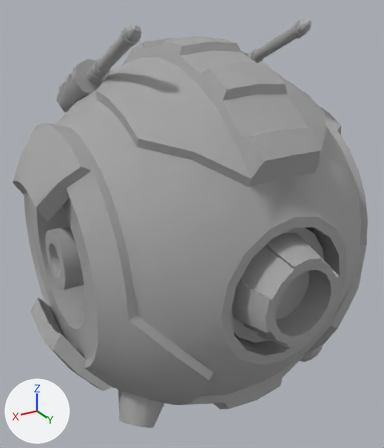
A saved change to the FBX model New Unity Project/Assets/Art/Gameplay/Mobs/SphereBot_LVL1.FBX.
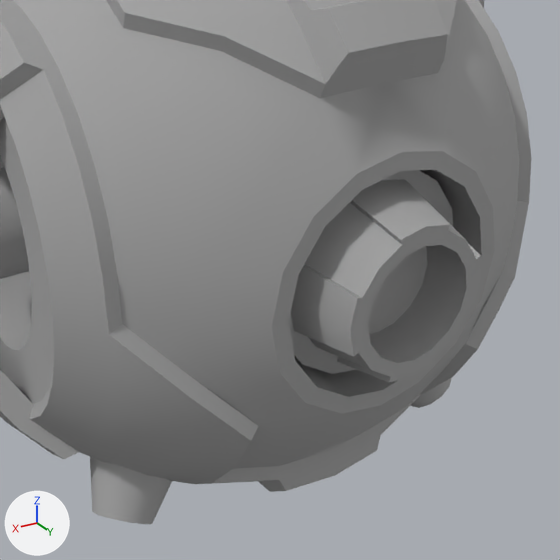
There are two pictures of each version: one whole from a camera (50 mm lens) standing at (0.771, 3.292, 0.657) and looking at (0.003, 2.012, 0.018), one close up on the part from 18% to 100% of the width and 29% to 100% of the height. Arrows for +X, +Y and +Z are at lower left; the lights stay in place. Vertices at the same position are counted once.

In view in the first close-up: 'SphereBot_LVL1'.
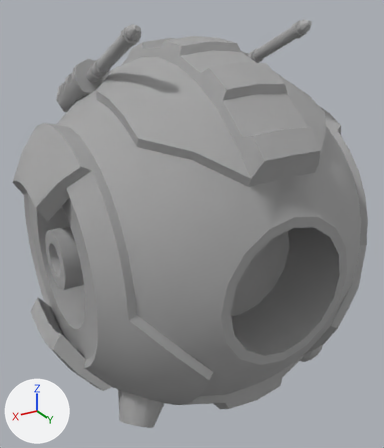
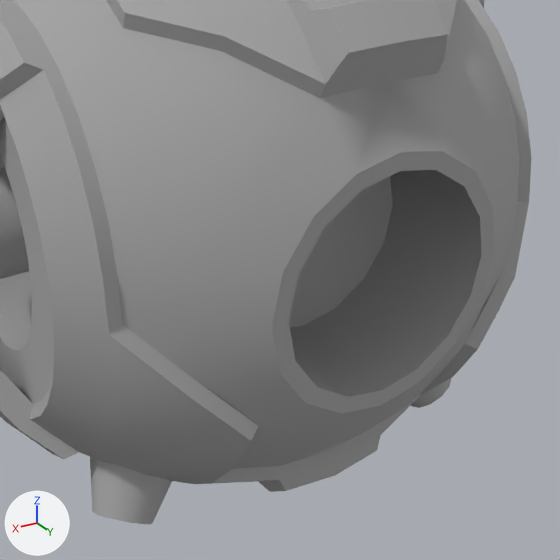
Where the change shows, as pixel boxes [x1, y1, x2, y2] in the close-ups (560 x 560 px):
part 1 of me_mesh, deleted: before [291, 179, 482, 382]
part 2 of me_mesh, deleted: before [289, 170, 453, 374]

The change in detail:
me_mesh has 2131 vertices, 3514 faces and spans x -48.8..48.8, y -52.3..60.0, z -51.3..50.6.
me_mesh is used by ob_spherebot_lvl1; location (0.0, 2.0, 0.0); rotation (1.571, 0.0, 0.0), in degrees (90, 0, 0); scale (0.01, 0.01, 0.01).
me_mesh part 1: the loose piece of 84 vertices spanning x -13.8..13.8, y -14.0..14.0, z -51.3..-41.3 is deleted.
me_mesh part 2: the loose piece of 32 vertices spanning x -15.9..15.9, y -16.1..16.1, z -41.3..-26.3 is deleted.
